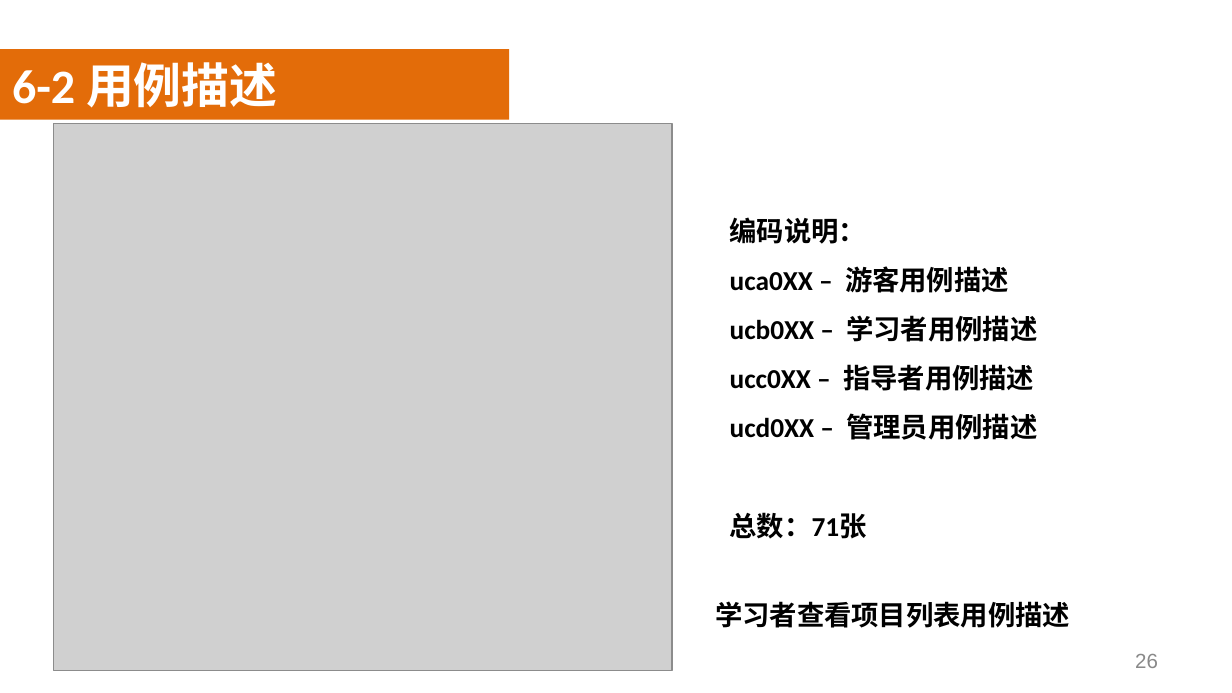
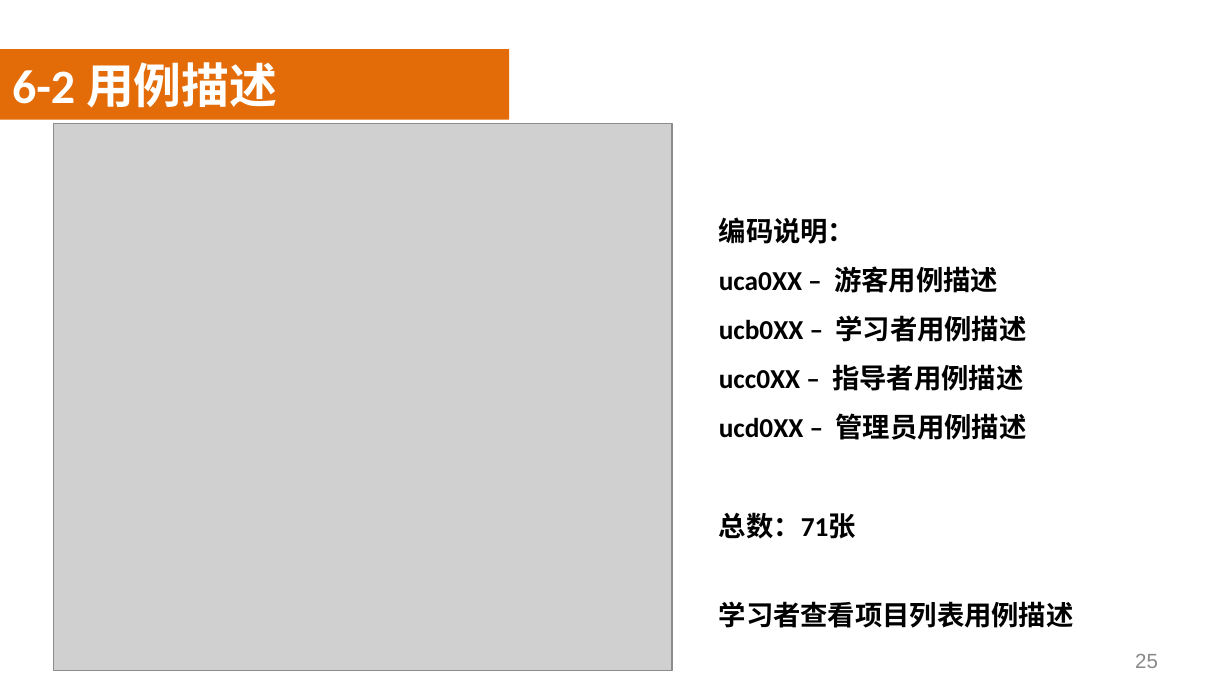
Before and after one commit to SoftwareRequirtmentsG02/Document, a slide deck: slide 25 of 案例教学系统/受控文档/分析设计/PPT/PRD2018-G02-SRS评审PPT.pptx (slide 26 before the commit). Drawn at 1232x693 pixels with LibreOffice and Linux fonts; fonts in the diff are those of the drawing; grey boxes stand for pictures; background and template pictures are left out. Boxes give left, top, right and bottom in pixels: in the first picture for what was removed or moved away, otherwise in the second. Text is boxed around its words. In the diff, an @@ line names an element or a change of style, - is before the commit and + after.

```diff
--- a/案例教学系统/受控文档/分析设计/PPT/PRD2018-G02-SRS评审PPT.pptx
+++ b/案例教学系统/受控文档/分析设计/PPT/PRD2018-G02-SRS评审PPT.pptx
@@ text "编码说明：" moved from (x1=730, y1=217, x2=1037, y2=539) to (x1=719, y1=217, x2=1027, y2=539) @@
@@ text "学习者查看项目列表用例描述" moved from (x1=715, y1=601, x2=1070, y2=628) to (x1=719, y1=601, x2=1074, y2=628) @@
@@ page number at (x1=1135, y1=654, x2=1158, y2=668): text changed @@
-26
+25
```
Also in this commit, not shown: 14 other slides changed, 1 slide added, 1 slide removed, 2 other files.
